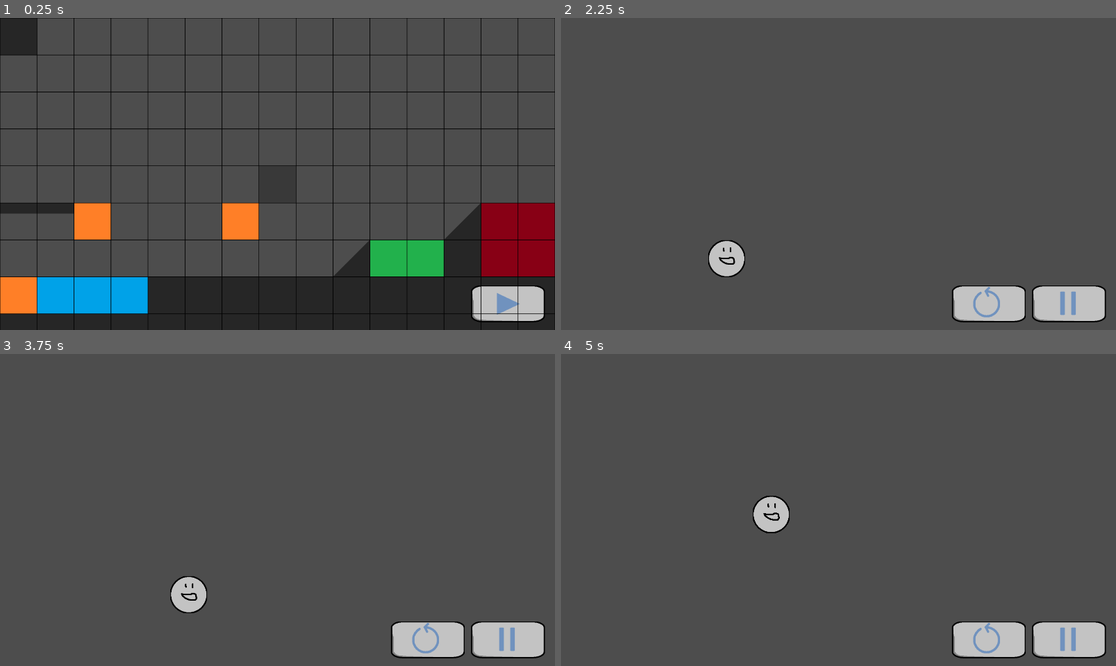
Above: before the commit, frames 1-4 (two rows, left to right).
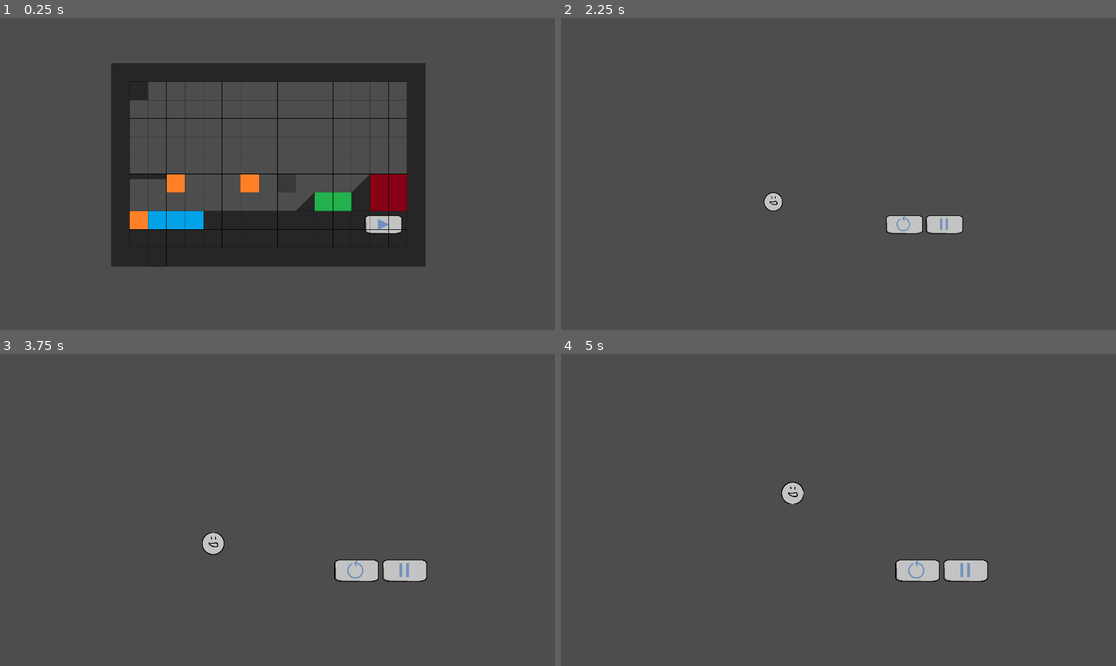
Above: after the commit, the same moments.

Repository: superwhack/levelsmith-platformer
Game: Godot game, scene res://Scenes/MasterManager.tscn
The game is run twice, just before and just after one commit, with the same random seed, the same clock (stepped at 60 frames per second) and the same inputs.
Inputs (mouse positions are in pixels of both pictures, inside the frame that each line leads up to; where the layout moved, square brackets give the same spot in the first picture):
- Up to frame 1 (0.25 s): no input
- Up to frame 2 (2.25 s): click (943, 223) [1071, 305] at 0.5 s; click (943, 223) [1071, 305] at 1.25 s; click (943, 223) [1071, 305] at 2 s
- Up to frame 3 (3.75 s): click (344, 559) [427, 641] at 2.75 s; tap Enter at 3.5 s; move the mouse to (399, 494) at 3.52 s; hold Right (right) from 3.53 s (still down); tap Mouse wheel up (zoom_in, bound only after the commit) at 3.6 s; click (399, 494) at 3.67 s
- Up to frame 4 (5 s): keep holding Right (right); tap Space (jump) at 3.77, 4.52 s; tap Mouse wheel down (zoom_out, bound only after the commit) at 3.8, 4.35 s; move the mouse to (727, 525) at 4.27 s; click (727, 525) at 4.42 s; tap Mouse wheel up (zoom_in, bound only after the commit) at 4.55 s

The runs differ from the first frame. In frame 1, 45% of the frame differs, in the area x 0-100%, y 0-100%; in frame 2, 4.7%; in frame 3, 5.1%; in frame 4, 5.1%.

Commit message:
enum adjustments
removed local enum
swap to using global enum states

Diff:
--- a/levelsmith-platformer/Resources/TileSet.tres
+++ b/levelsmith-platformer/Resources/TileSet.tres
@@ -1,12 +1,12 @@
 [gd_resource type="TileSet" format=3 uid="uid://d1n0acfj67o7r"]
 
-[ext_resource type="Texture2D" uid="uid://bb7ntbfefykop" path="res://Assets/Sprites/Tiles/Solid.png" id="1_00q1o"]
+[ext_resource type="Texture2D" uid="uid://bb7ntbfefykop" path="res://Assets/Sprites/Tiles/solid.png" id="1_00q1o"]
 [ext_resource type="Texture2D" uid="uid://pjdhb2te74w5" path="res://Assets/Sprites/Tiles/death.png" id="2_cn8lu"]
-[ext_resource type="Texture2D" uid="uid://dmxmkfoute7gj" path="res://Assets/Sprites/Tiles/OneWay.png" id="3_alyph"]
-[ext_resource type="Texture2D" uid="uid://0ytag227enwn" path="res://Assets/Sprites/Tiles/Ice.png" id="4_6ba2f"]
+[ext_resource type="Texture2D" uid="uid://dmxmkfoute7gj" path="res://Assets/Sprites/Tiles/oneway.png" id="3_alyph"]
+[ext_resource type="Texture2D" uid="uid://0ytag227enwn" path="res://Assets/Sprites/Tiles/ice.png" id="4_6ba2f"]
 [ext_resource type="Texture2D" uid="uid://6bkm68b4v1w3" path="res://Assets/Sprites/Tiles/Sticky.png" id="5_8sjof"]
-[ext_resource type="Texture2D" uid="uid://cw3was5c5db7p" path="res://Assets/Sprites/Tiles/Bounce.png" id="6_me1w5"]
-[ext_resource type="Texture2D" uid="uid://dhaaqxr1wx2qb" path="res://Assets/Sprites/Tiles/Slope.png" id="7_jbnof"]
+[ext_resource type="Texture2D" uid="uid://cw3was5c5db7p" path="res://Assets/Sprites/Tiles/bounce.png" id="6_me1w5"]
+[ext_resource type="Texture2D" uid="uid://dhaaqxr1wx2qb" path="res://Assets/Sprites/Tiles/slope.png" id="7_jbnof"]
 
 [sub_resource type="TileSetAtlasSource" id="TileSetAtlasSource_rjqkl"]
 texture = ExtResource("1_00q1o")
--- a/levelsmith-platformer/Scenes/MasterManager.tscn
+++ b/levelsmith-platformer/Scenes/MasterManager.tscn
@@ -1,8 +1,9 @@
-[gd_scene format=3 uid="uid://bm5w14jlbl37k"]
+[gd_scene format=3 uid="uid://7sg83sp4l2m6"]
 
 [ext_resource type="Script" uid="uid://bl06idiv62yg6" path="res://Scripts/MasterManager.gd" id="1_3ngsi"]
-[ext_resource type="PackedScene" uid="uid://dgg6vutiewgw2" path="res://Scenes/EditingState.tscn" id="2_430ed"]
-[ext_resource type="PackedScene" uid="uid://dtt02avvdvee" path="res://Scenes/PlayState.tscn" id="3_knx5t"]
+[ext_resource type="PackedScene" path="res://Scenes/EditingState.tscn" id="2_430ed"]
+[ext_resource type="PackedScene" path="res://Scenes/PlayState.tscn" id="3_knx5t"]
+[ext_resource type="Script" uid="uid://cp4jiffuw8vn4" path="res://Scripts/CameraManager.gd" id="4_mg0h4"]
 
 [sub_resource type="StyleBoxEmpty" id="StyleBoxEmpty_knx5t"]
 
@@ -30,6 +31,10 @@
 script = ExtResource("1_3ngsi")
 editorManager = NodePath("EditorManager")
 gameManager = NodePath("GameManager")
+
+[node name="Camera2D" type="Camera2D" parent="." unique_id=2016211963 node_paths=PackedStringArray("tileSet")]
+script = ExtResource("4_mg0h4")
+tileSet = NodePath("../EditorManager/Tiles")
 
 [node name="EditorManager" parent="." unique_id=2045534837 instance=ExtResource("2_430ed")]
 
--- a/levelsmith-platformer/Scripts/CameraManager.gd
+++ b/levelsmith-platformer/Scripts/CameraManager.gd
@@ -1,9 +1,4 @@
 extends Camera2D;
-
-enum State {
-	EDIT,
-	PLAY
-}
 
 # Camera movement settings
 @export var moveSpeed: float = 500.0;
@@ -20,7 +15,7 @@
 var level_bounds: Rect2
 
 # Current game state
-var gameState: State = State.EDIT;
+var gameState: Global.State = Global.State.EDIT;
 
 # Reference to player
 var playerReference: CharacterBody2D = null;
@@ -43,28 +38,20 @@
 
 ## Processes camera logic every frame
 func _process(delta: float) -> void:
-
 	match gameState:
 
-		State.EDIT:
+		Global.State.EDIT:
 			process_build_camera(delta)
+			process_zoom_input()
+			clamp_camera_to_level()
 
-			#var zoom_dir: float = 0.0
-			if (Input.is_action_just_pressed("zoom_in")):
-				process_zoom(zoomSpeed)
-
-			if (Input.is_action_just_pressed("zoom_out")):
-				process_zoom(-zoomSpeed)
-
-		State.PLAY:
+		Global.State.PLAY:
 			process_player_camera(delta)
-
-	clamp_camera_to_level()
 
 
 ## Changes the current camera state
 ## newState: New camera state
-func set_state(newState: State) -> void:
+func set_state(newState: Global.State) -> void:
 	gameState = newState;
 
 
@@ -119,12 +106,12 @@
 
 
 ## Processes player follow camera(not tested yet)
-func process_player_camera(delta: float) -> void:
+func process_player_camera(_delta: float) -> void:
 
 	if playerReference == null:
 		return;
 
-	position = playerReference.global_position;
+	global_position = playerReference.global_position;
 
 
 ## Adjusts camera zoom
@@ -144,6 +131,13 @@
 		maxZoomOut,
 		maxZoomIn
 	);
+
+func process_zoom_input() -> void:
+	if (Input.is_action_just_pressed("zoom_in")):
+		process_zoom(zoomSpeed)
+
+	if (Input.is_action_just_pressed("zoom_out")):
+		process_zoom(-zoomSpeed)
 
 ## Calculates the world-space bounding rectangle of all occupied tiles in the TileMapLayer
 ## Returns a Rect2 in global coordinates representing the level's outer boundaries
--- a/levelsmith-platformer/project.godot
+++ b/levelsmith-platformer/project.godot
@@ -11,7 +11,7 @@
 [application]
 
 config/name="levelsmith-platformer"
-run/main_scene="uid://bm5w14jlbl37k"
+run/main_scene="uid://7sg83sp4l2m6"
 config/features=PackedStringArray("4.6", "Forward Plus")
 config/icon="res://icon.svg"
 
@@ -23,6 +23,10 @@
 
 window/size/viewport_width=1920
 window/size/viewport_height=1080
+
+[dotnet]
+
+project/assembly_name="levelsmith-platformer"
 
 [input]
 
@@ -48,6 +52,23 @@
 "events": [Object(InputEventKey,"resource_local_to_scene":false,"resource_name":"","device":-1,"window_id":0,"alt_press …(192 unchanged characters)…
 ]
 }
+click={
+"deadzone": 0.2,
+"events": [Object(InputEventMouseButton,"resource_local_to_scene":false,"resource_name":"","device":-1,"window_id":0,"alt_pressed":false,"shift_pressed":false,"ctrl_pressed":false,"meta_pressed":false,"button_mask":0,"position":Vector2(0, 0),"global_position":Vector2(0, 0),"factor":1.0,"button_index":1,"canceled":false,"pressed":false,"double_click":false,"script":null)
+]
+}
+zoom_in={
+"deadzone": 0.2,
+"events": [Object(InputEventMouseButton,"resource_local_to_scene":false,"resource_name":"","device":-1,"window_id":0,"alt_pressed":false,"shift_pressed":false,"ctrl_pressed":false,"meta_pressed":false,"button_mask":0,"position":Vector2(0, 0),"global_position":Vector2(0, 0),"factor":1.0,"button_index":4,"canceled":false,"pressed":false,"double_click":false,"script":null)
+, Object(InputEventKey,"resource_local_to_scene":false,"resource_name":"","device":0,"window_id":0,"alt_pressed":false,"shift_pressed":false,"ctrl_pressed":false,"meta_pressed":false,"pressed":false,"keycode":0,"physical_keycode":4194437,"key_label":0,"unicode":0,"location":0,"echo":false,"script":null)
+]
+}
+zoom_out={
+"deadzone": 0.2,
+"events": [Object(InputEventMouseButton,"resource_local_to_scene":false,"resource_name":"","device":-1,"window_id":0,"alt_pressed":false,"shift_pressed":false,"ctrl_pressed":false,"meta_pressed":false,"button_mask":0,"position":Vector2(0, 0),"global_position":Vector2(0, 0),"factor":1.0,"button_index":5,"canceled":false,"pressed":false,"double_click":false,"script":null)
+, Object(InputEventKey,"resource_local_to_scene":false,"resource_name":"","device":0,"window_id":0,"alt_pressed":false,"shift_pressed":false,"ctrl_pressed":false,"meta_pressed":false,"pressed":false,"keycode":0,"physical_keycode":4194435,"key_label":0,"unicode":0,"location":0,"echo":false,"script":null)
+]
+}
 left-click={
 "deadzone": 0.2,
 "events": [Object(InputEventMouseButton,"resource_local_to_scene":false,"resource_name":"","device":-1,"window_id":0,"a …(253 unchanged characters)…
Not shown, changed: levelsmith-platformer/Assets/Sprites/Tiles/death.png.import
